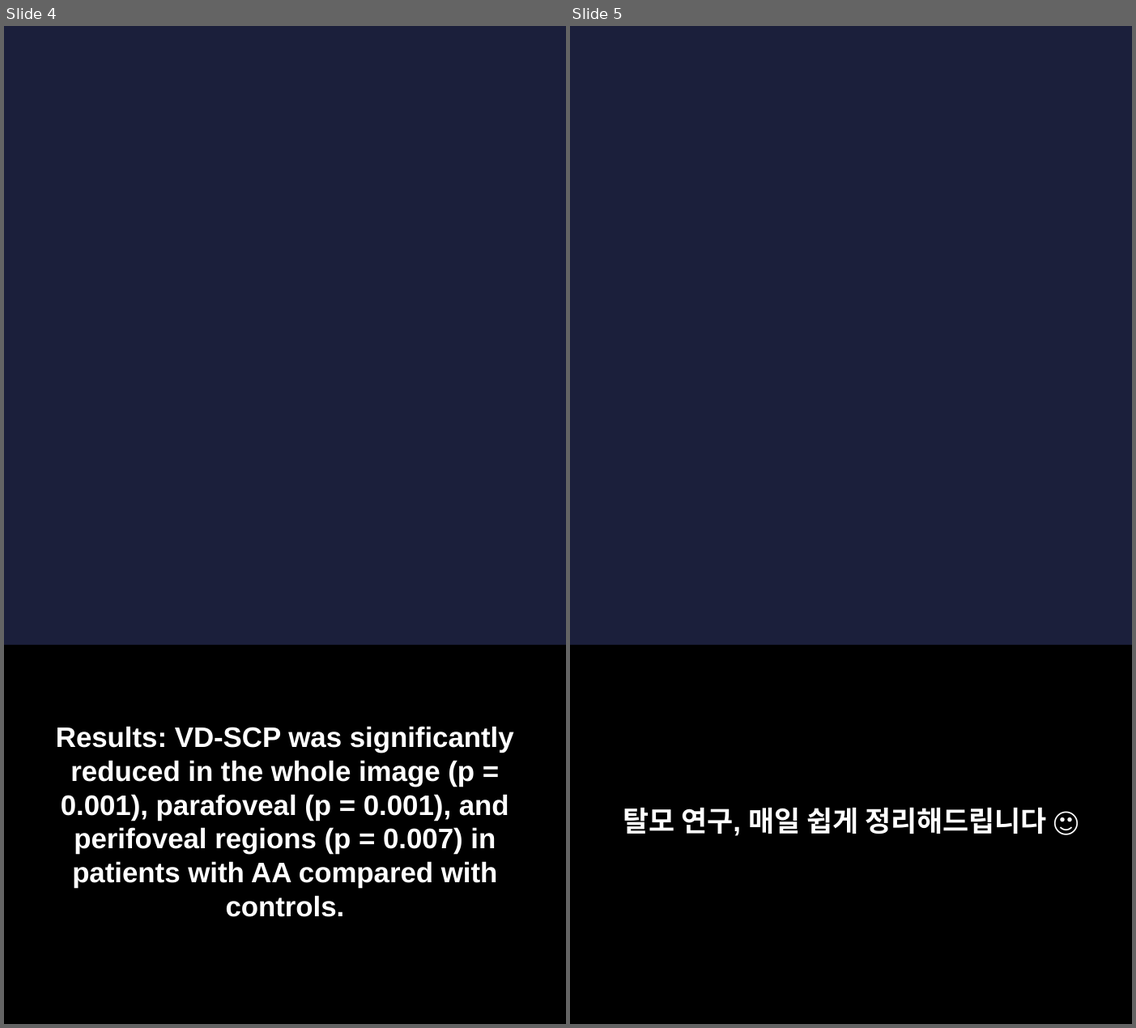
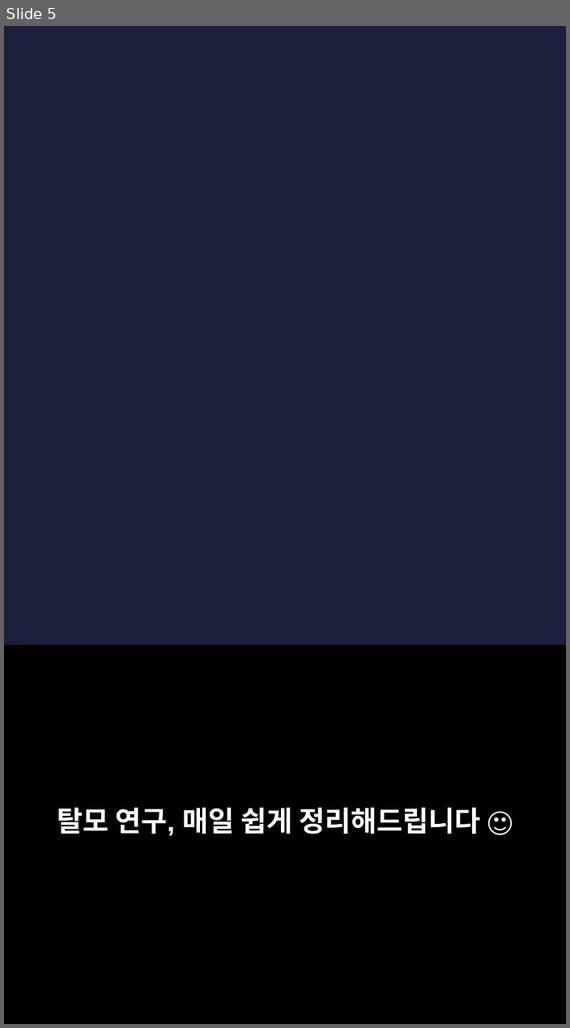
Before and after one commit to hyokang2010-BJ-ANTH/product-builder-test, a slide deck: pwa/data/latest/slides.pptx. Shown side by side, each under a label of ours: slides 4 and 5 before the commit, slide 5 after it. The pictures are 1136x1028 and 570x1028 pixels, drawn with LibreOffice and Linux fonts; fonts in the diff are those of the drawing; background and template pictures are left out. Boxes give left, top, right and bottom in pixels: in the first picture for what was removed or moved away, otherwise in the second. Text is boxed around its words. In the diff, an @@ line names an element or a change of style, - is before the commit and + after.

```diff
--- a/pwa/data/latest/slides.pptx
+++ b/pwa/data/latest/slides.pptx
@@ slide 4 removed at (4, 26, 566, 1024), background picture (left out) @@
@@ rectangle removed at (4, 646, 566, 1024) @@
@@ text removed at (56, 726, 514, 917) @@
-Results: VD-SCP was significantly reduced in the whole image (p = 0.001), parafoveal (p = 0.001), and perifoveal regions (p = 0.007) in patients with AA compared with controls.
```
Also in this commit, not shown: 4 slides changed, 3 slides added, 2 other slides removed, 26 other files.
